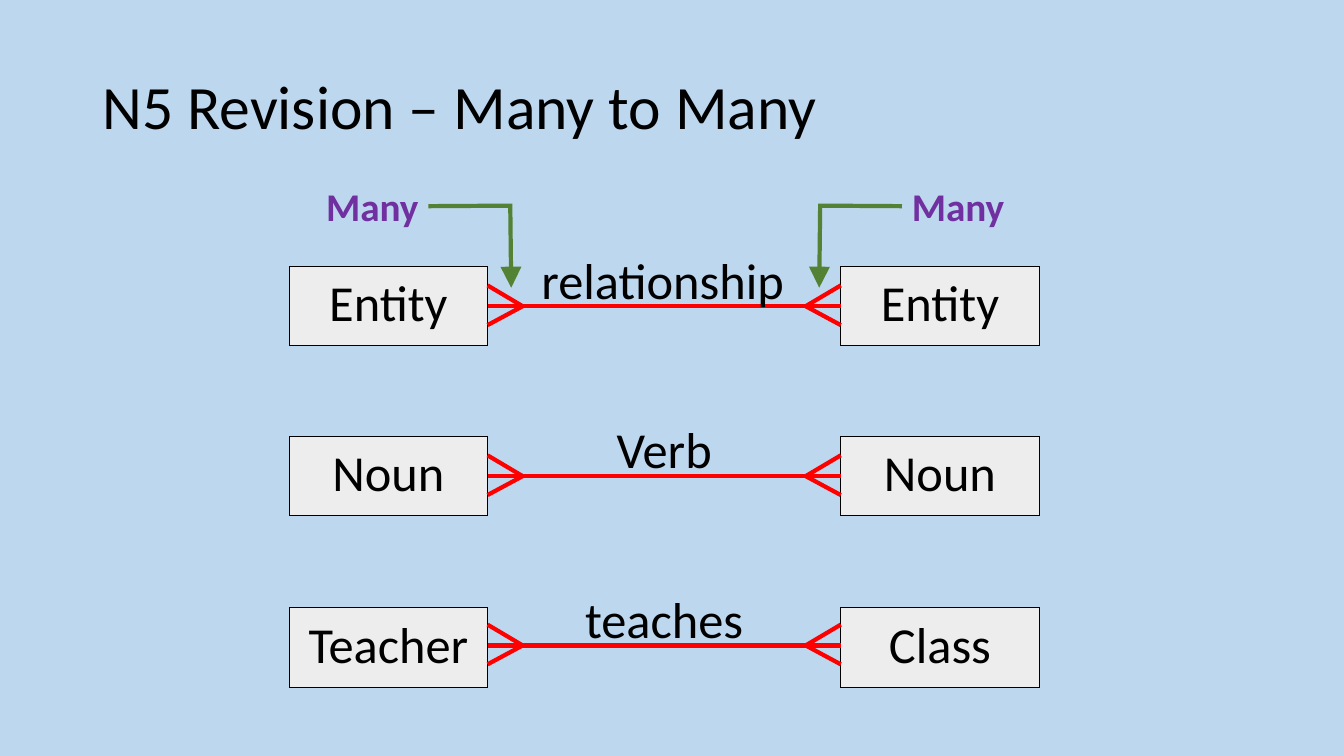
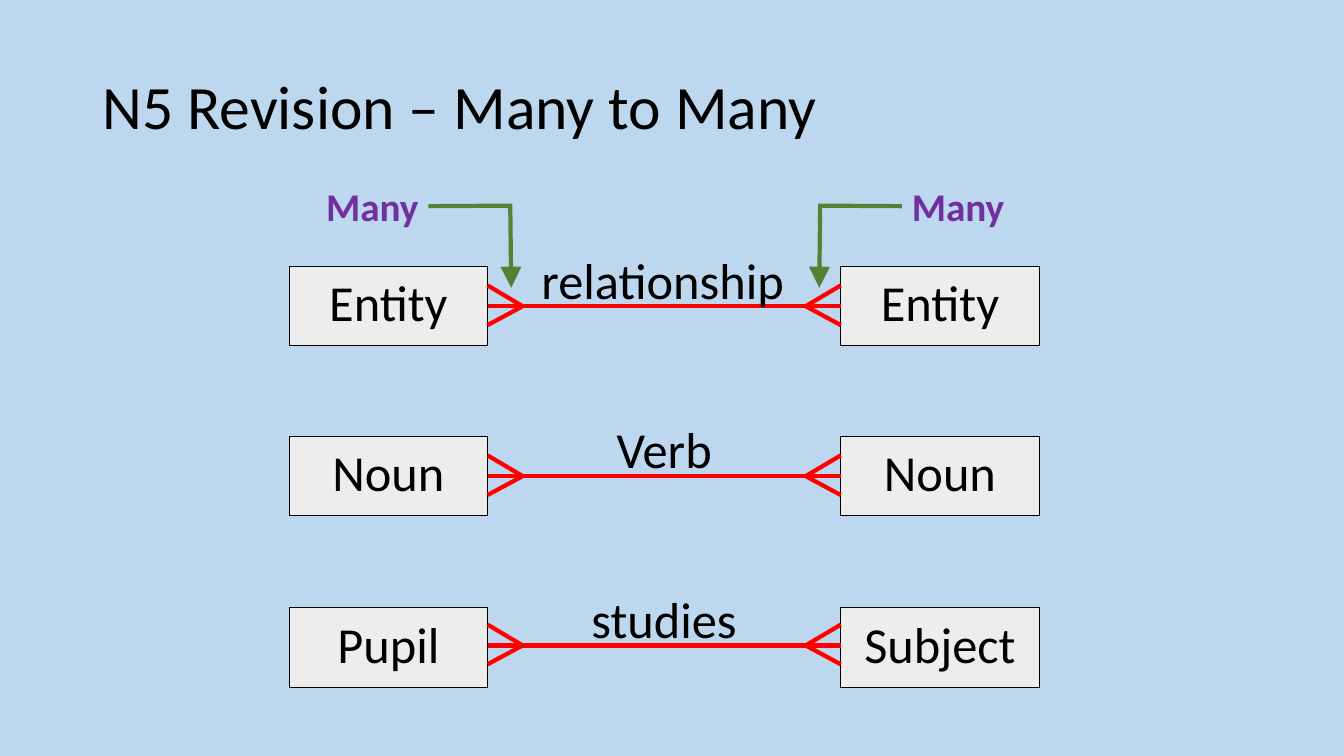
Before and after one commit to MrFriendCS/MrFriendCS.github.io, a slide deck: slide 93 of higher/ddd/H CS DDD Slides.pptx (slide 71 before the commit). Drawn at 1344x756 pixels with LibreOffice and Linux fonts; fonts in the diff are those of the drawing. Boxes give left, top, right and bottom in pixels: in the first picture for what was removed or moved away, otherwise in the second. Text is boxed around its words. In the diff, an @@ line names an element or a change of style, - is before the commit and + after.

```diff
--- a/higher/ddd/H CS DDD Slides.pptx
+++ b/higher/ddd/H CS DDD Slides.pptx
@@ text in rectangle at (337, 628, 439, 671): text changed @@
-Teacher
+Pupil
@@ text at (591, 603, 736, 648): text changed @@
-teaches
+studies
@@ text in rectangle at (864, 628, 1015, 672): text changed @@
-Class
+Subject
```
Also in this commit, not shown: 11 other slides changed, 11 other files.
